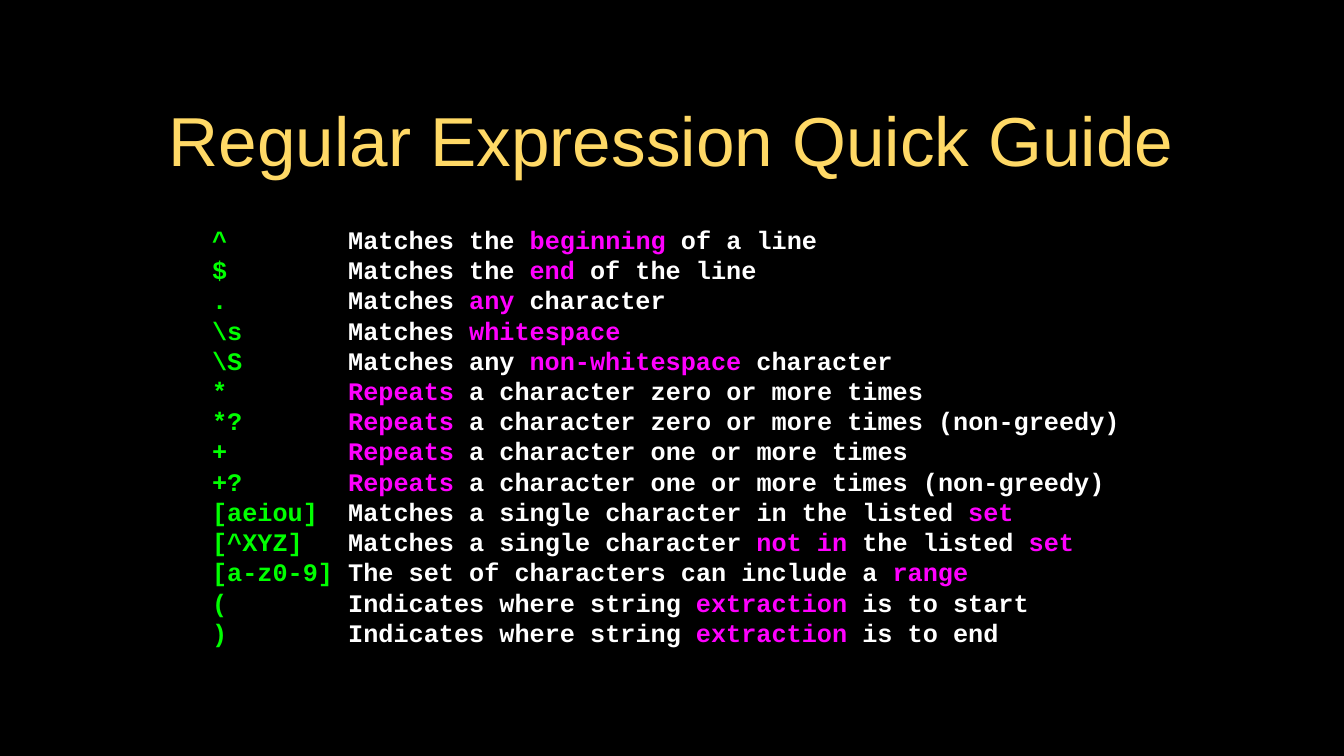
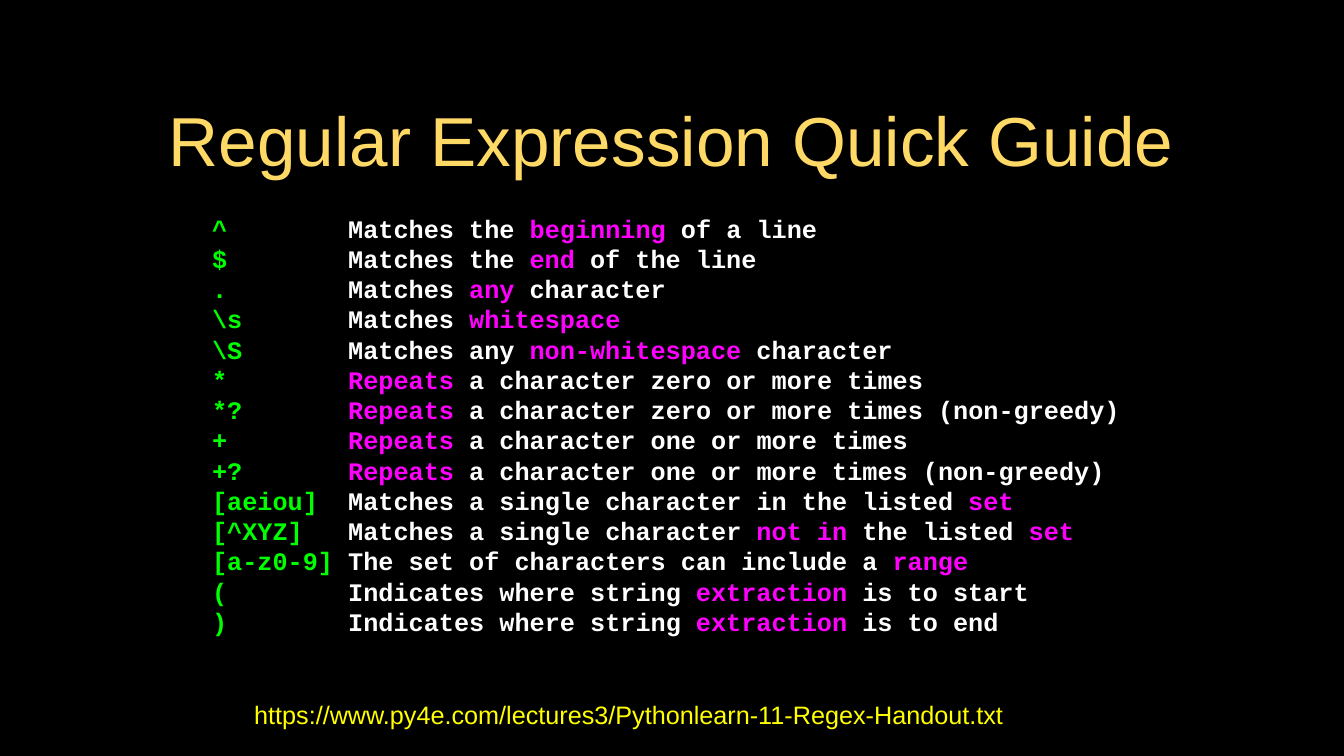
Before and after one commit to csev/py4e, a slide deck: slide 7 of lectures3/Pythonlearn-11-Regex.pptx. Drawn at 1344x756 pixels with LibreOffice and Linux fonts; fonts in the diff are those of the drawing. Boxes give left, top, right and bottom in pixels: in the first picture for what was removed or moved away, otherwise in the second. Text is boxed around its words. In the diff, an @@ line names an element or a change of style, - is before the commit and + after.

Commit message:
Tweaks

```diff
--- a/lectures3/Pythonlearn-11-Regex.pptx
+++ b/lectures3/Pythonlearn-11-Regex.pptx
@@ text "^ Matches the beginning of ...": place and size @@
-text "^ Matches the beginning of ..." at (212, 230, 1120, 648)
+text "^ Matches the beginning of ..." at (212, 219, 1120, 637)
@@ text added at (254, 705, 1003, 729), 24 pt, text #FFFF00 @@
+https://www.py4e.com/lectures3/Pythonlearn-11-Regex-Handout.txt
```
